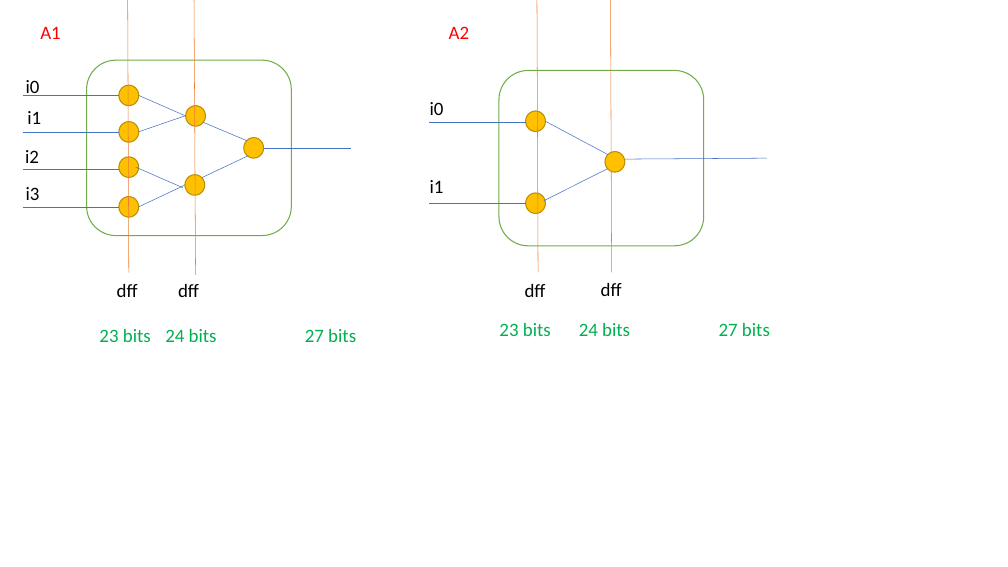
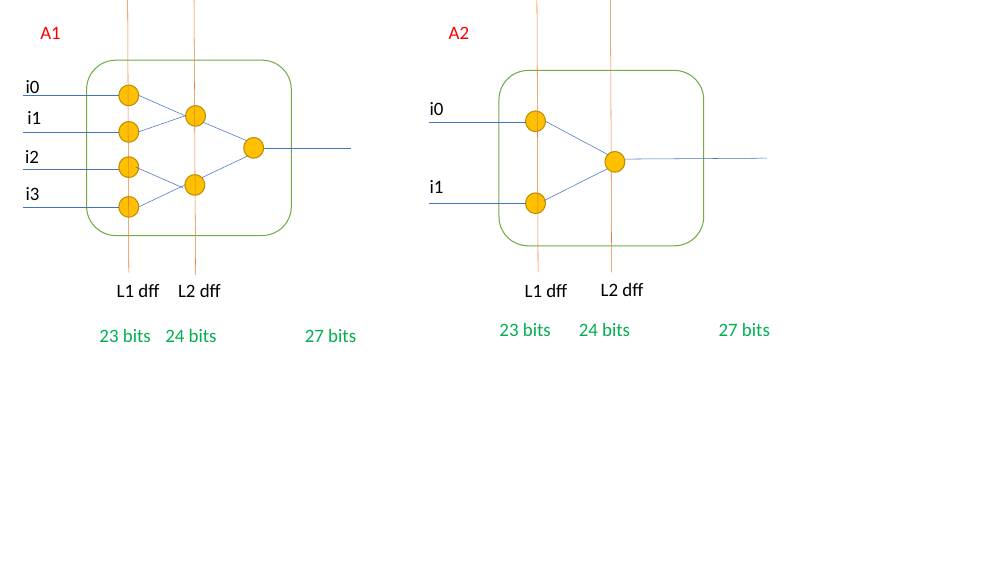
Before and after one commit to rayquazacxj/AI-hardware-accelerate-engine, a slide deck: slide 4 of addertree/ADDER.pptx (slide 2 before the commit). Drawn at 1008x567 pixels with LibreOffice and Linux fonts; fonts in the diff are those of the drawing. Boxes give left, top, right and bottom in pixels: in the first picture for what was removed or moved away, otherwise in the second. Text is boxed around its words. In the diff, an @@ line names an element or a change of style, - is before the commit and + after.

```diff
--- a/addertree/ADDER.pptx
+++ b/addertree/ADDER.pptx
@@ text at (117, 284, 159, 297): text changed @@
-dff
+L1 dff
@@ text at (178, 284, 221, 297): text changed @@
-dff
+L2 dff
@@ text at (525, 284, 567, 297): text changed @@
-dff
+L1 dff
@@ text at (601, 283, 643, 296): text changed @@
-dff
+L2 dff
```
Also in this commit, not shown: 2 other slides changed, 9 slides added, 18 other files.
